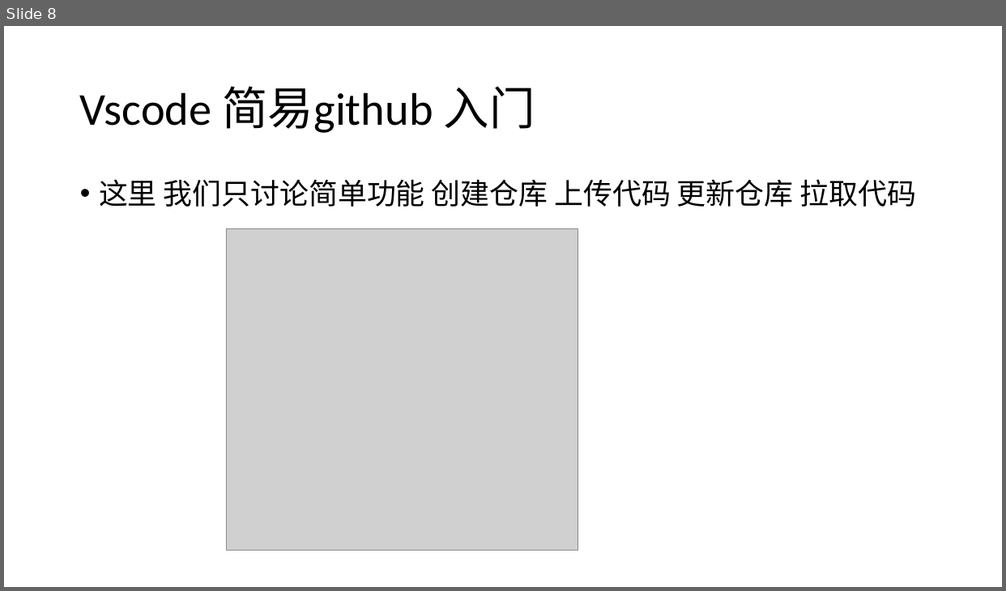
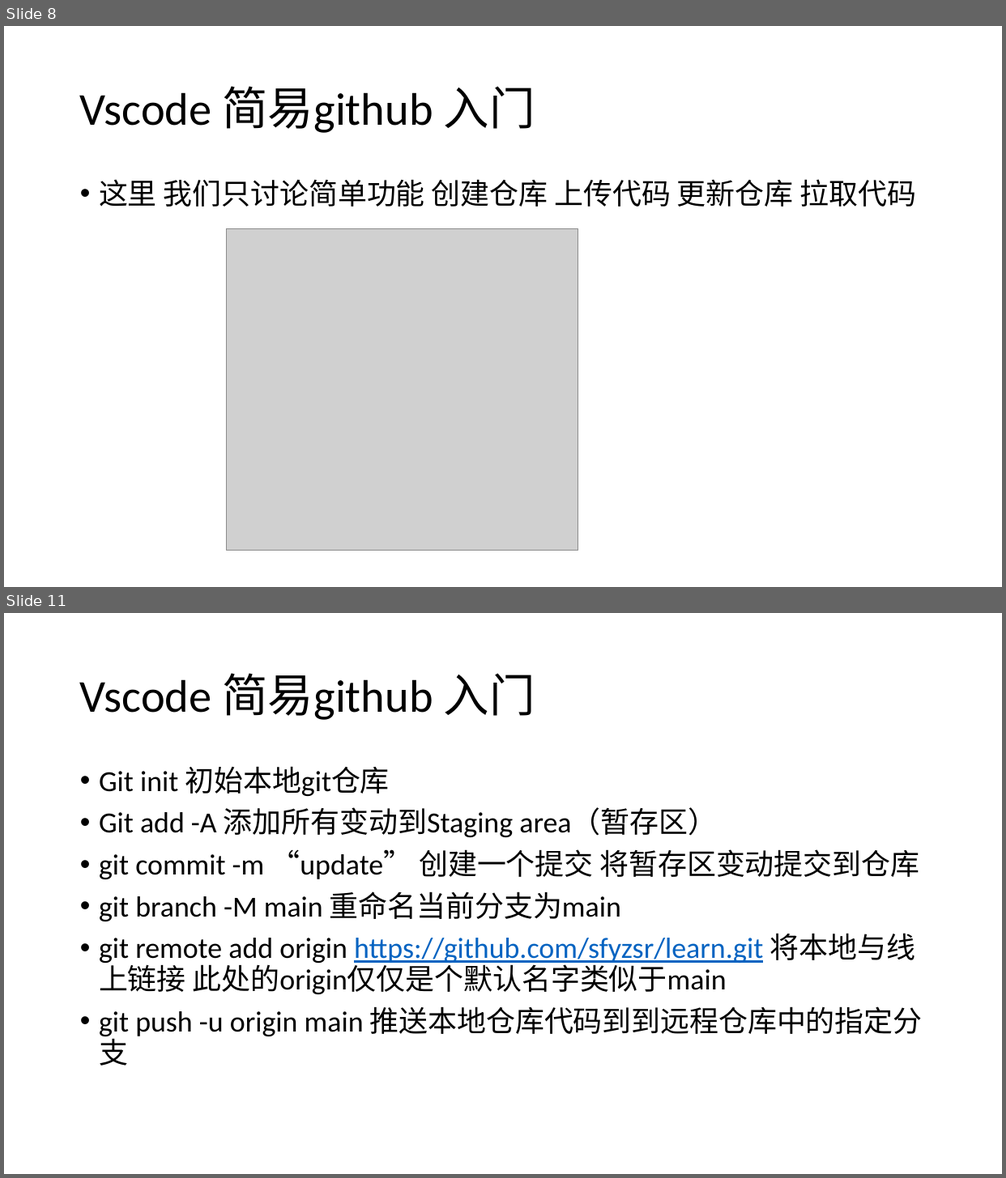
Before and after one commit to sfyzsr/learn, a slide deck: 1.pptx. Shown one above the other, each under a label of ours: slide 8 before the commit, slides 8 and 11 after it; the slides between them are not shown. The pictures are 1006x591 and 1006x1178 pixels, drawn with LibreOffice and Linux fonts; fonts in the diff are those of the drawing; grey boxes stand for pictures. Boxes give left, top, right and bottom in pixels: in the first picture for what was removed or moved away, otherwise in the second. Text is boxed around its words. In the diff, an @@ line names an element or a change of style, - is before the commit and + after.

```diff
--- a/1.pptx
+++ b/1.pptx
@@ slide 11 added at box(4, 613, 1002, 1174), background #FFFFFF @@
@@ title added at box(80, 673, 535, 720), 44 pt, text #000000 @@
+Vscode 简易github 入门
@@ text added at box(99, 766, 923, 1066), 28 pt, text #000000 @@
+• Git init 初始本地git仓库
+• Git add -A 添加所有变动到Staging area（暂存区）
+• git commit -m “update” 创建一个提交 将暂存区变动提交到仓库
+• git branch -M main 重命名当前分支为main
+• git remote add origin https://github.com/sfyzsr/learn.git 将本地与线上链接 此处的origin仅仅是个默认名字类似于main
+• git push -u origin main 推送本地仓库代码到到远程仓库中的指定分支
```
Also in this commit, not shown: 1 slide changed, 30 other slides added, 4 other files.
